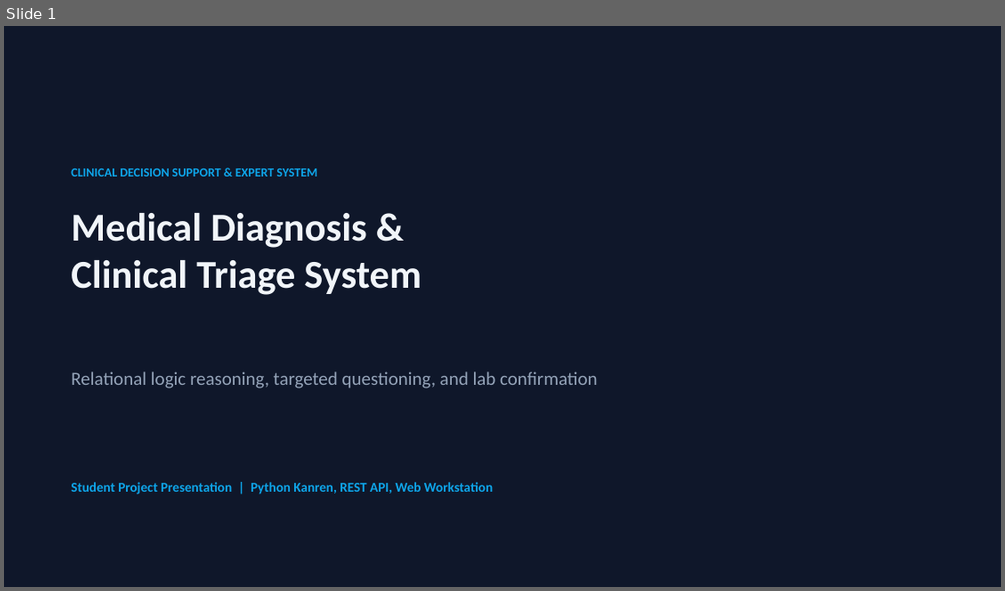
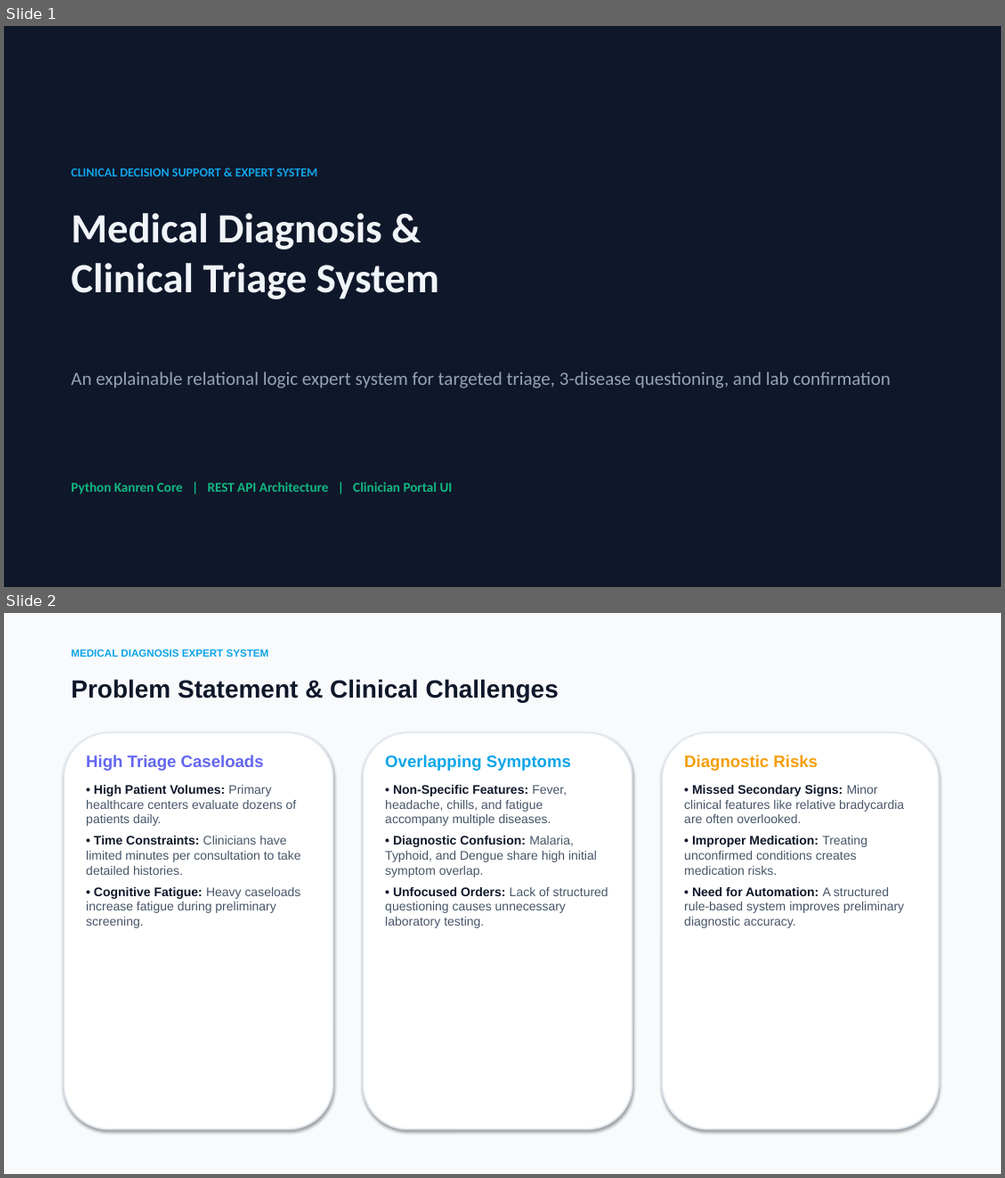
Before and after one commit to wmmandela/medical_diagnosis, a slide deck: presentation/Medical_Diagnosis_System_Presentation.pptx. Shown one above the other, each under a label of ours: slide 1 before the commit, slides 1 and 2 after it. The pictures are 1005x591 and 1005x1178 pixels, drawn with LibreOffice and Linux fonts; fonts in the diff are those of the drawing. Boxes give left, top, right and bottom in pixels: in the first picture for what was removed or moved away, otherwise in the second. Text is boxed around its words. In the diff, an @@ line names an element or a change of style, - is before the commit and + after.

Commit message:
docs: replace image screenshots with high-quality vector content cards, visual indicators, and vibrant clinical colors

```diff
--- a/presentation/Medical_Diagnosis_System_Presentation.pptx
+++ b/presentation/Medical_Diagnosis_System_Presentation.pptx
@@ slide 2 added at [4, 613, 1001, 1174], background #F8FAFC @@
@@ text added at [71, 649, 269, 657], 10 pt, text #0EA5E9, bold @@
+MEDICAL DIAGNOSIS EXPERT SYSTEM
@@ text added at [71, 679, 558, 702], 24 pt, text #0F172A, bold @@
+Problem Statement & Clinical Challenges
@@ rounded rectangle added at [64, 732, 333, 1129], fill #FFFFFF, outline #E2E8F0 1.5 pt @@
@@ rounded rectangle added at [363, 732, 632, 1129], fill #FFFFFF, outline #E2E8F0 1.5 pt @@
@@ rounded rectangle added at [662, 732, 938, 1129], fill #FFFFFF, outline #E2E8F0 1.5 pt @@
@@ text added at [86, 755, 301, 928], 12 pt, text #475569 @@
+High Triage Caseloads
+• High Patient Volumes: Primary healthcare centers evaluate dozens of patients daily.
+• Time Constraints: Clinicians have limited minutes per consultation to take detailed histories.
+• Cognitive Fatigue: Heavy caseloads increase fatigue during preliminary screening.
@@ text added at [385, 755, 608, 928], 12 pt, text #475569 @@
+Overlapping Symptoms
+• Non-Specific Features: Fever, headache, chills, and fatigue accompany multiple diseases.
+• Diagnostic Confusion: Malaria, Typhoid, and Dengue share high initial symptom overlap.
+• Unfocused Orders: Lack of structured questioning causes unnecessary laboratory testing.
@@ text added at [684, 755, 904, 928], 12 pt, text #475569 @@
+Diagnostic Risks
+• Missed Secondary Signs: Minor clinical features like relative bradycardia are often overlooked.
+• Improper Medication: Treating unconfirmed conditions creates medication risks.
+• Need for Automation: A structured rule-based system improves preliminary diagnostic accuracy.
@@ slide 1 changed as well @@
@@ text "Medical Diagnosis & Clinical Triage ..." at [71, 213, 439, 299]: size 38 to 40 pt @@
@@ text at [71, 371, 890, 388]: text changed @@
-Relational logic reasoning, targeted questioning, and lab confirmation
+An explainable relational logic expert system for targeted triage, 3-disease questioning, and lab confirmation
@@ text at [71, 482, 453, 494]: text changed; text colour #0EA5E9 to #10B981 @@
-Student Project Presentation | Python Kanren, REST API, Web Workstation
+Python Kanren Core | REST API Architecture | Clinician Portal UI
```
Also in this commit, not shown: 3 other slides changed, 5 other slides added, 2 slides removed, 1 other file.
